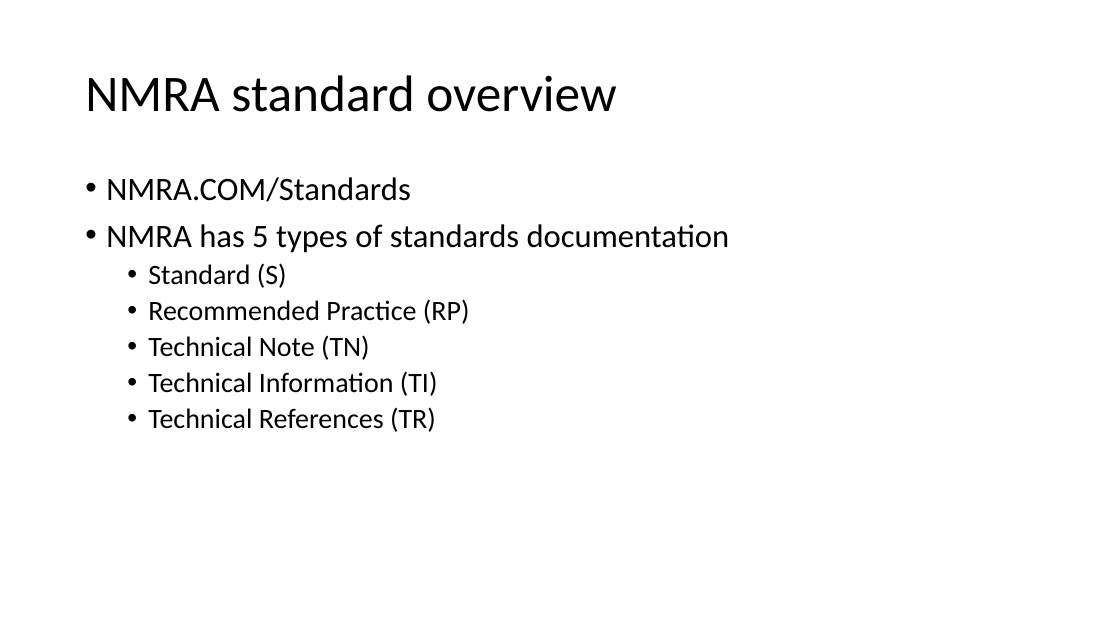
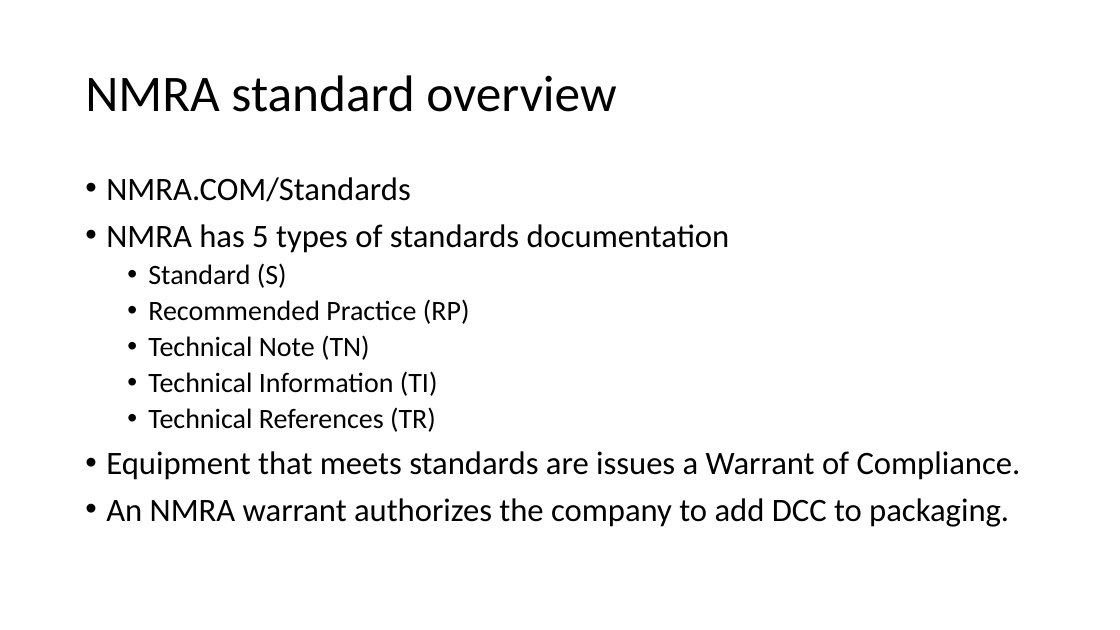
Before and after one commit to McLae/dfwtrainshows, a slide deck: slide 8 of Clinics/Standards.pptx. Drawn at 1120x630 pixels with LibreOffice and Linux fonts; fonts in the diff are those of the drawing. Boxes give left, top, right and bottom in pixels: in the first picture for what was removed or moved away, otherwise in the second. Text is boxed around its words. In the diff, an @@ line names an element or a change of style, - is before the commit and + after.

```diff
--- a/Clinics/Standards.pptx
+++ b/Clinics/Standards.pptx
@@ text at <box>106,451,1021,527</box>: paragraphs added @@
+• Equipment that meets standards are issues a Warrant of Compliance.
+• An NMRA warrant authorizes the company to add DCC to packaging.
```
Also in this commit, not shown: 3 other slides changed.
